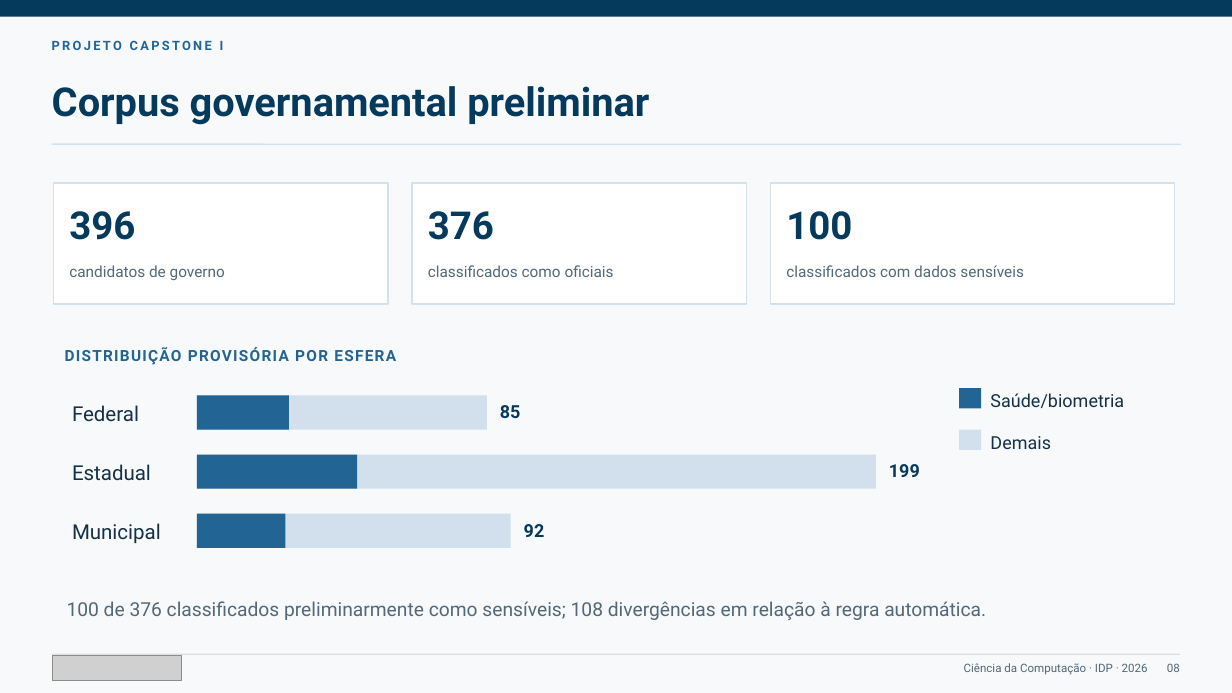
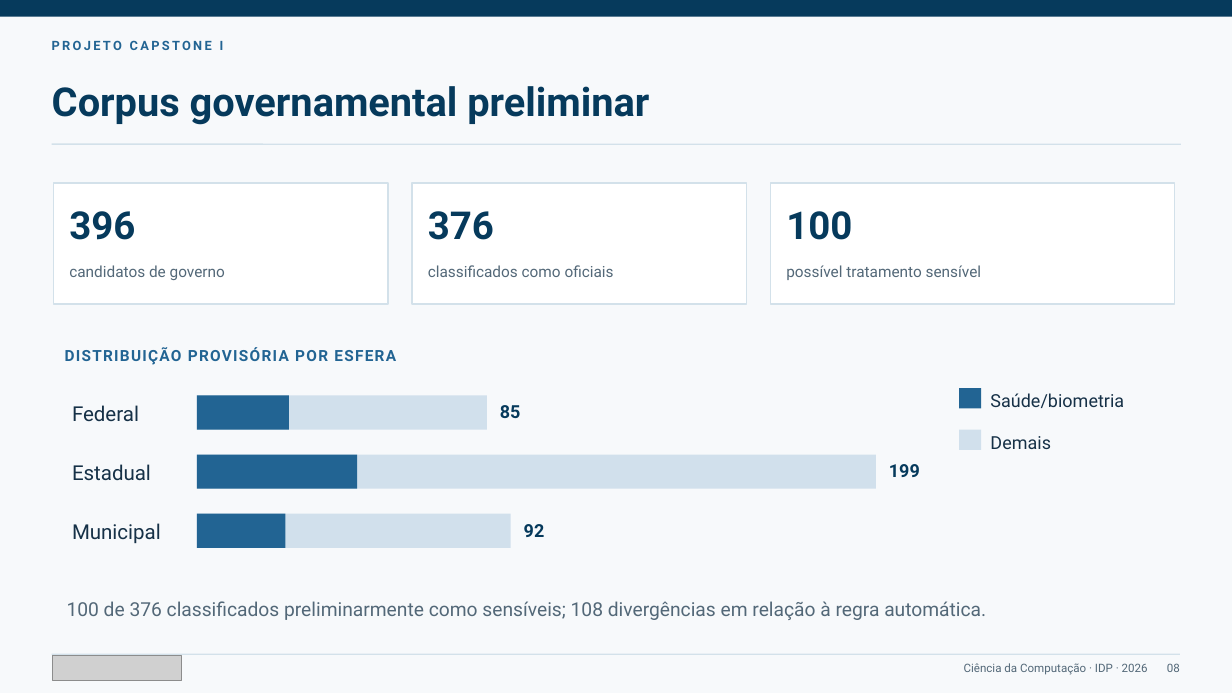
Before and after one commit to ClaudioAMF1/TCC, a slide deck: slide 8 of tcc/apresentacao/simulacao-defesa-rascunho.pptx. Drawn at 1232x693 pixels with LibreOffice and Linux fonts; fonts in the diff are those of the drawing; grey boxes stand for pictures. Boxes give left, top, right and bottom in pixels: in the first picture for what was removed or moved away, otherwise in the second. Text is boxed around its words. In the diff, an @@ line names an element or a change of style, - is before the commit and + after.

```diff
--- a/tcc/apresentacao/simulacao-defesa-rascunho.pptx
+++ b/tcc/apresentacao/simulacao-defesa-rascunho.pptx
@@ text at (786,265,982,280): text changed @@
-classificados com dados sensíveis
+possível tratamento sensível
```
Also in this commit, not shown: 6 other files.
